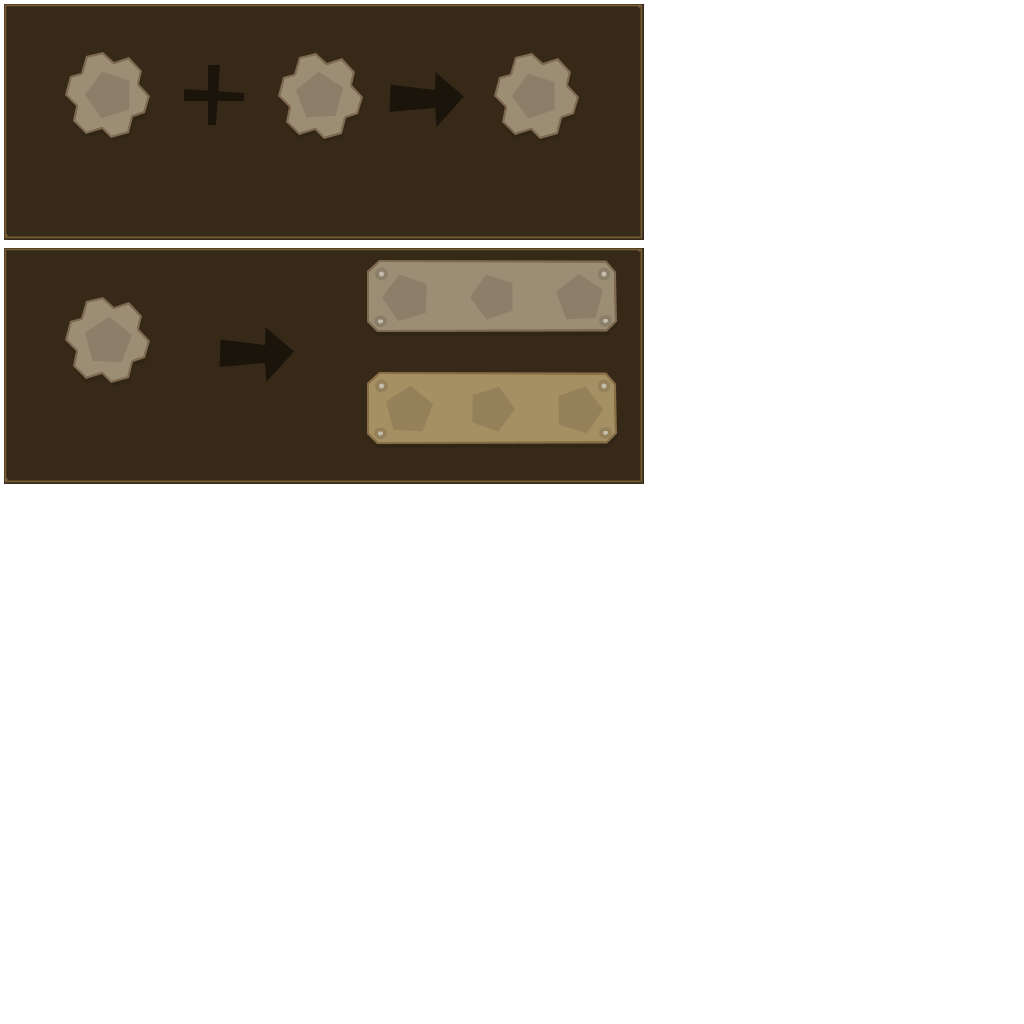
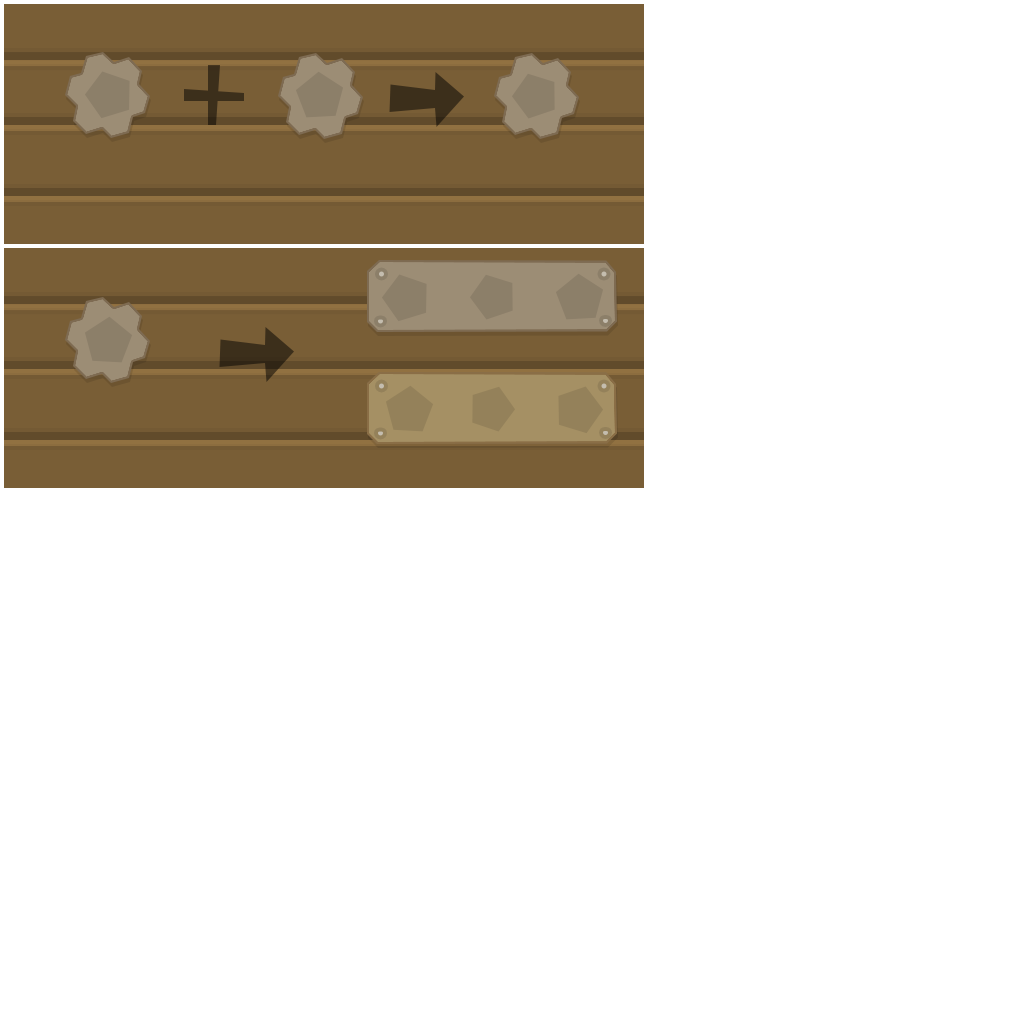
The second 1024x1024 image is a revision of the first. Changes to its layers:
removed layer "Forme 22 copy" from group "bg" over 4, 4, 644, 484
removed layer "Rectangle 1" from group "bg" over 8, 8, 640, 480
added layer "Forme 10 copie 8 copy" (overlay, 20%) in group "bg" over 4, 296, 644, 488
added layer "Forme 340 copy" in group "bg" over 4, 248, 644, 488
added layer "Forme 10 copie 8" (overlay, 20%) in group "bg" over 4, 52, 644, 488
added layer "Forme 340" in group "bg" over 4, 4, 644, 244
